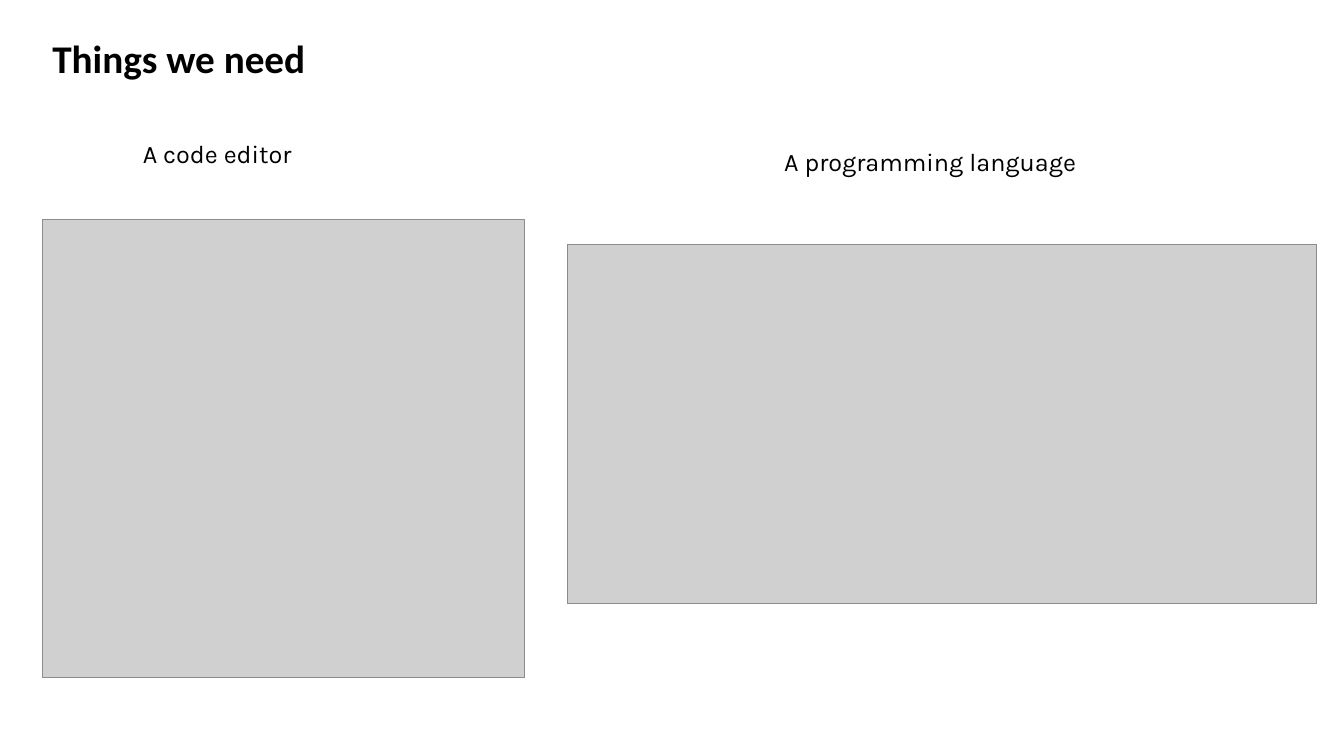
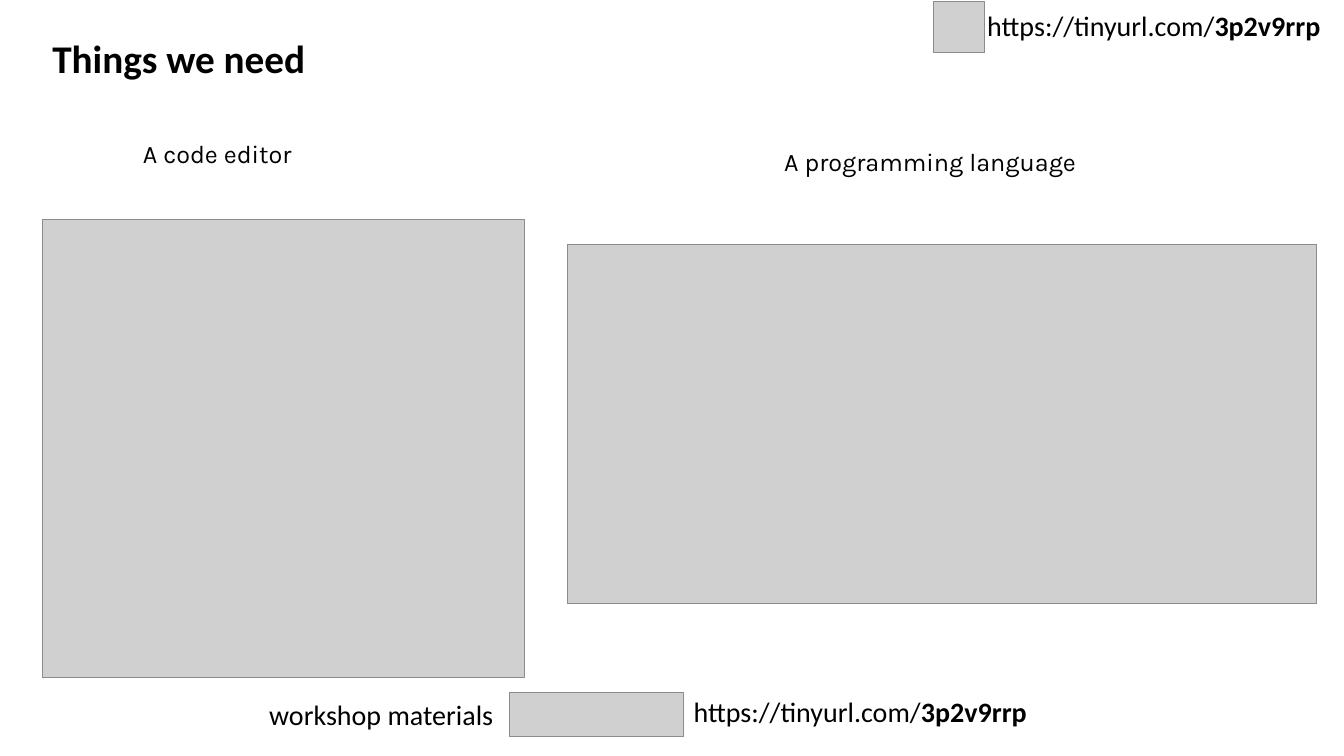
Before and after one commit to AI-EPS/2026-workshop-geo-sciml, a slide deck: slide 3 of slides.pptx. Drawn at 1344x756 pixels with LibreOffice and Linux fonts; fonts in the diff are those of the drawing; grey boxes stand for pictures. Boxes give left, top, right and bottom in pixels: in the first picture for what was removed or moved away, otherwise in the second. Text is boxed around its words. In the diff, an @@ line names an element or a change of style, - is before the commit and + after.

```diff
--- a/slides.pptx
+++ b/slides.pptx
@@ picture added at [934,2,985,53] @@
@@ text added at [987,16,1320,41], 20 pt, text #000000 @@
+https://tinyurl.com/3p2v9rrp
@@ text added at [269,705,494,730], 20 pt, text #000000 @@
+workshop materials
@@ picture added at [509,693,683,736] @@
@@ text added at [694,702,1027,727], 20 pt, text #000000 @@
+https://tinyurl.com/3p2v9rrp
```
Also in this commit, not shown: 9 other slides changed, 3 slides added.
